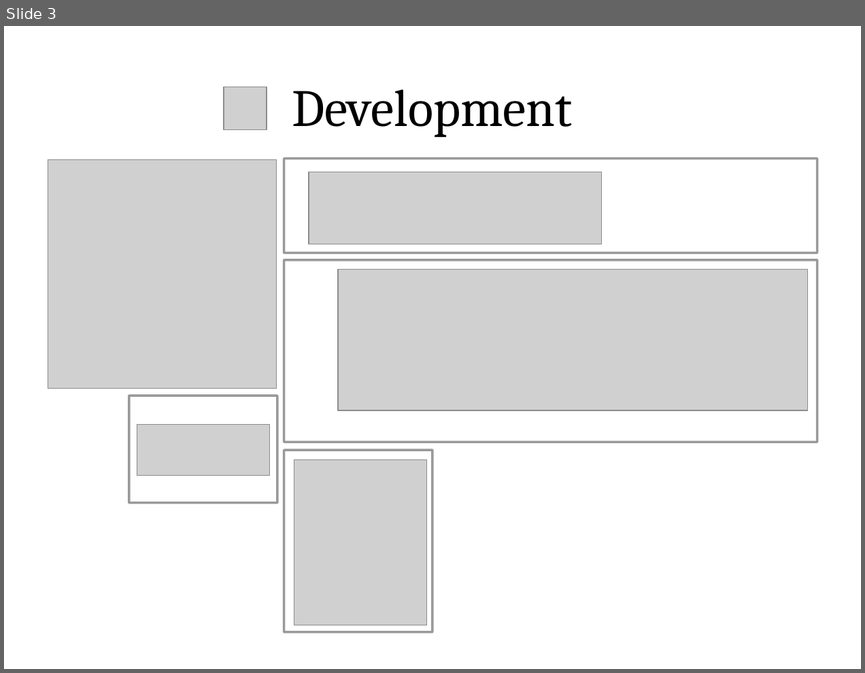
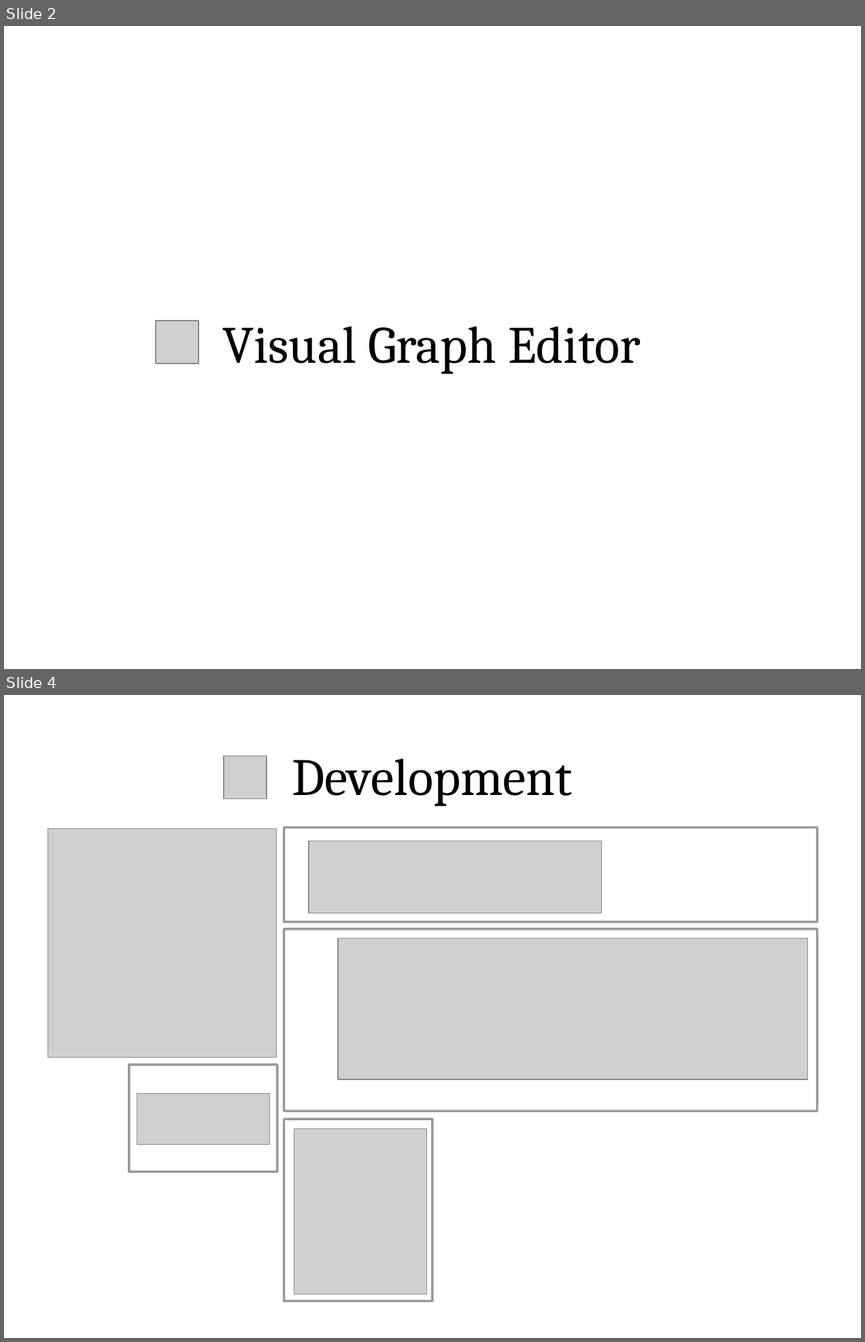
Before and after one commit to hinst/Coursework_2, a slide deck: Documentation/coursation.pptx. Shown one above the other, each under a label of ours: slide 3 before the commit, slides 2 and 4 after it; the slides between them are not shown. The pictures are 865x673 and 865x1342 pixels, drawn with LibreOffice and Linux fonts; fonts in the diff are those of the drawing; grey boxes stand for pictures. Boxes give left, top, right and bottom in pixels: in the first picture for what was removed or moved away, otherwise in the second. Text is boxed around its words. In the diff, an @@ line names an element or a change of style, - is before the commit and + after.

```diff
--- a/Documentation/coursation.pptx
+++ b/Documentation/coursation.pptx
@@ slide 2 added at <box>4,26,861,669</box>, background #FFFFFF @@
@@ picture added at <box>156,320,198,363</box> @@
@@ text added at <box>222,326,640,374</box>, 44 pt, text #000000 @@
+Visual Graph Editor
@@ what was slide 3 is now slide 4 @@
```
Also in this commit, not shown: 3 slides changed, 2 other slides added, 2 slides removed, 5 other files.
